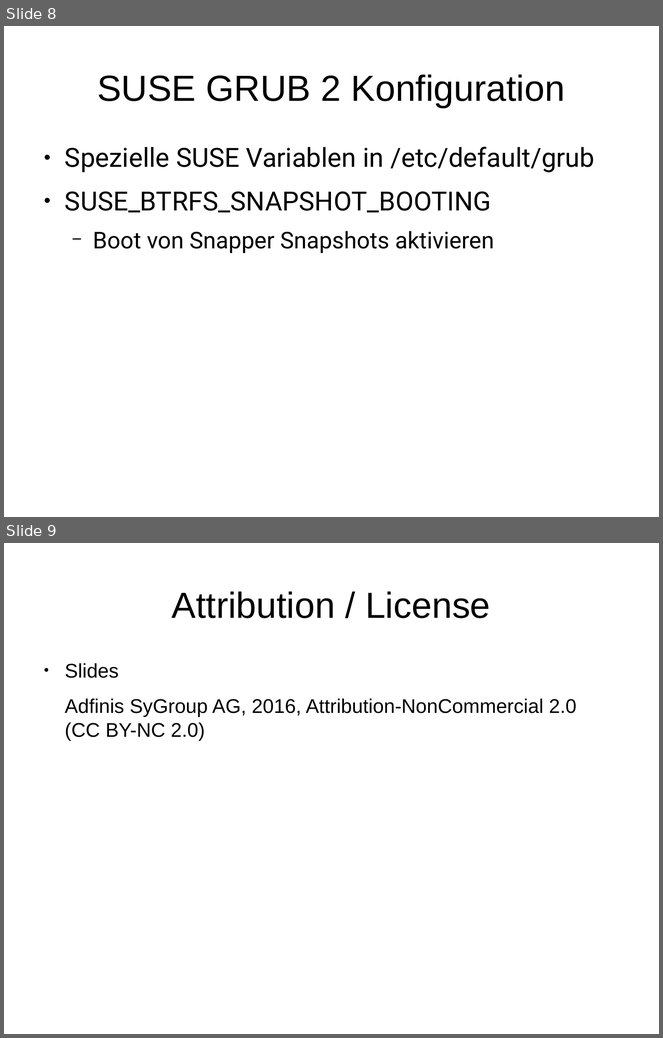
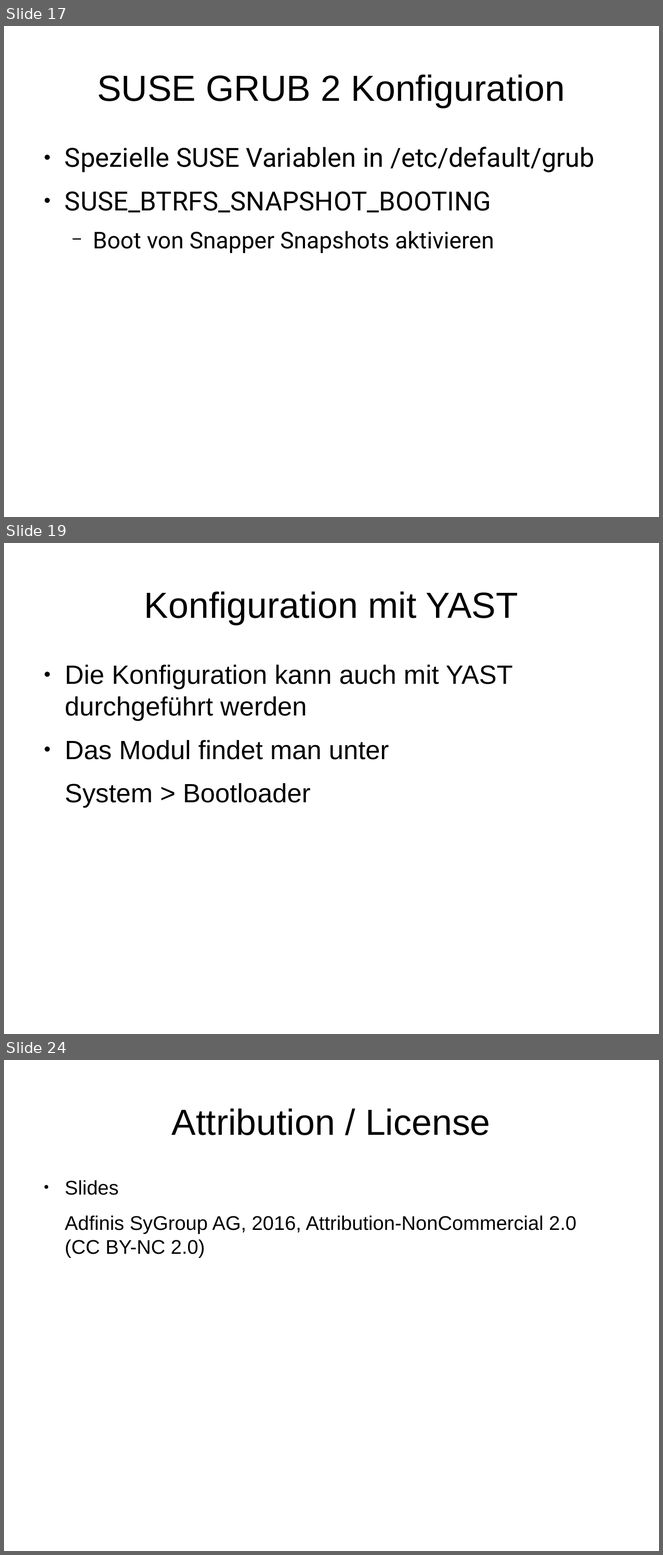
Before and after one commit to adfinis/adsy-trainings, a slide deck: SSA_SUSE-System-Administration/1004_grub2/modul_grub2_1004_01_slides.odp. Shown one above the other, each under a label of ours: slides 8 and 9 before the commit, slides 17, 19 and 24 after it; the slides between them are not shown. The pictures are 663x1038 and 663x1555 pixels, drawn with LibreOffice and Linux fonts; fonts in the diff are those of the drawing. Boxes give left, top, right and bottom in pixels: in the first picture for what was removed or moved away, otherwise in the second. Text is boxed around its words. In the diff, an @@ line names an element or a change of style, - is before the commit and + after.

```diff
--- a/SSA_SUSE-System-Administration/1004_grub2/modul_grub2_1004_01_slides.odp
+++ b/SSA_SUSE-System-Administration/1004_grub2/modul_grub2_1004_01_slides.odp
@@ slide 19 added at (4, 543, 659, 1034), background #FFFFFF @@
@@ title added at (144, 591, 518, 625), 44 pt, text #000000 @@
+Konfiguration mit YAST
@@ text added at (65, 665, 513, 808), 32 pt, text #000000 @@
+● Die Konfiguration kann auch mit YAST durchgeführt werden
+● Das Modul findet man unter
+System > Bootloader
@@ what was slide 8 is now slide 17 @@
@@ what was slide 9 is now slide 24 @@
```
Also in this commit, not shown: 4 slides changed, 15 other slides added, 1 slide removed.
